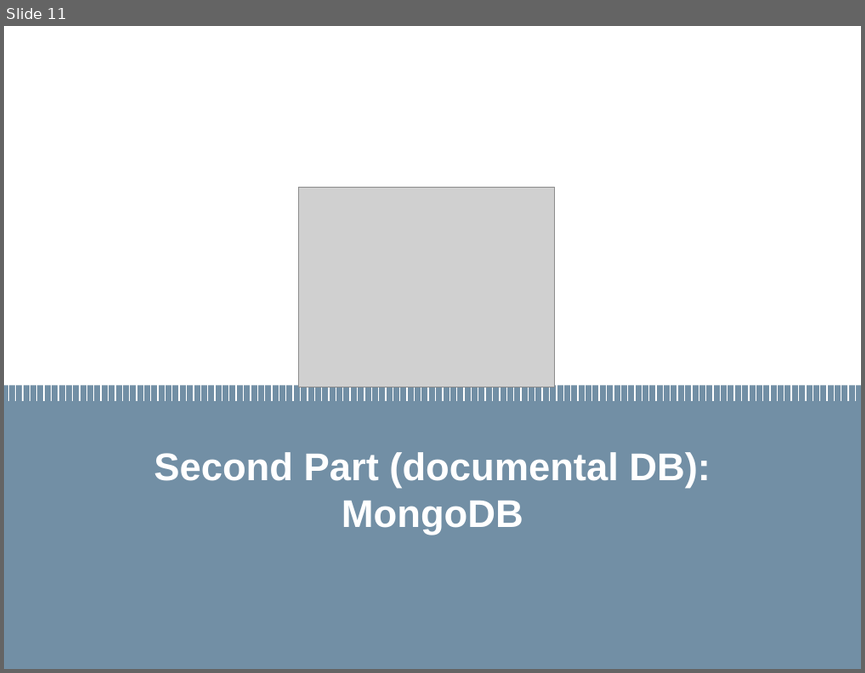
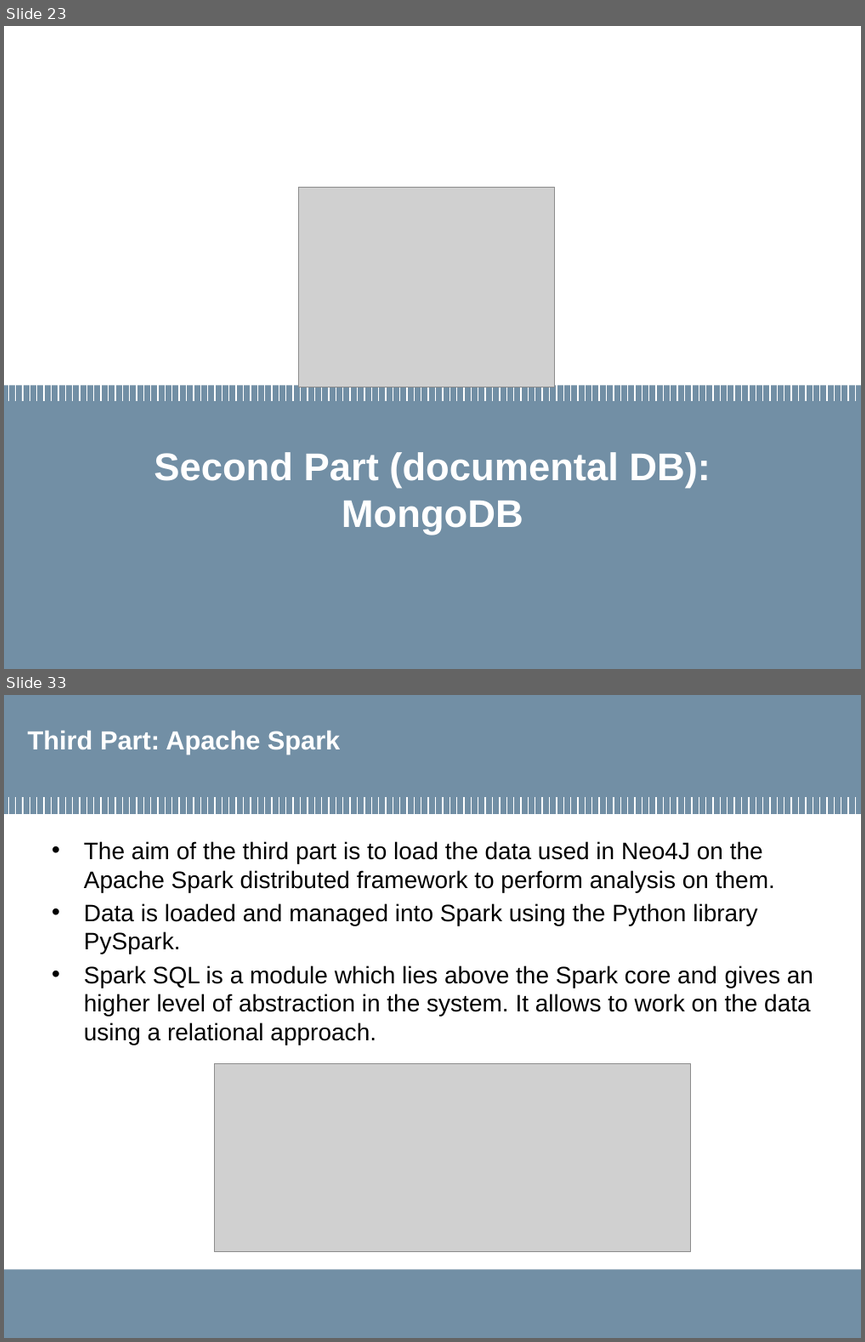
Before and after one commit to MarcoLucaPrevitera/BigData-Project, a slide deck: Presentation/FinalPresentation.pptx. Shown one above the other, each under a label of ours: slide 11 before the commit, slides 23 and 33 after it; the slides between them are not shown. The pictures are 865x673 and 865x1342 pixels, drawn with LibreOffice and Linux fonts; fonts in the diff are those of the drawing; grey boxes stand for pictures; background and template pictures are left out. Boxes give left, top, right and bottom in pixels: in the first picture for what was removed or moved away, otherwise in the second. Text is boxed around its words. In the diff, an @@ line names an element or a change of style, - is before the commit and + after.

```diff
--- a/Presentation/FinalPresentation.pptx
+++ b/Presentation/FinalPresentation.pptx
@@ slide 33 added at (4,695,861,1338), background #FFFFFF @@
@@ rectangle added at (4,695,861,814), fill #728FA5 @@
@@ title added at (28,730,340,754), 22 pt, text #FFFFFF, bold @@
+Third Part: Apache Spark
@@ group added at (8,797,856,814): 120 lines @@
@@ text added at (84,841,813,1044), 20 pt, text #000000 @@
+• The aim of the third part is to load the data used in Neo4J on the Apache Spark distributed framework to perform analysis on them.
+• Data is loaded and managed into Spark using the Python library PySpark.
+• Spark SQL is a module which lies above the Spark core and gives an higher level of abstraction in the system. It allows to work on the data using a relational approach.
@@ picture added at (215,1063,690,1251) @@
@@ rectangle added at (4,1269,861,1338), fill #728FA5 @@
@@ rectangle added at (4,1287,323,1323), fill #728FA5 @@
@@ what was slide 11 is now slide 23 @@
```
Also in this commit, not shown: 10 slides changed, 23 other slides added, 6 slides removed, 10 other files.
